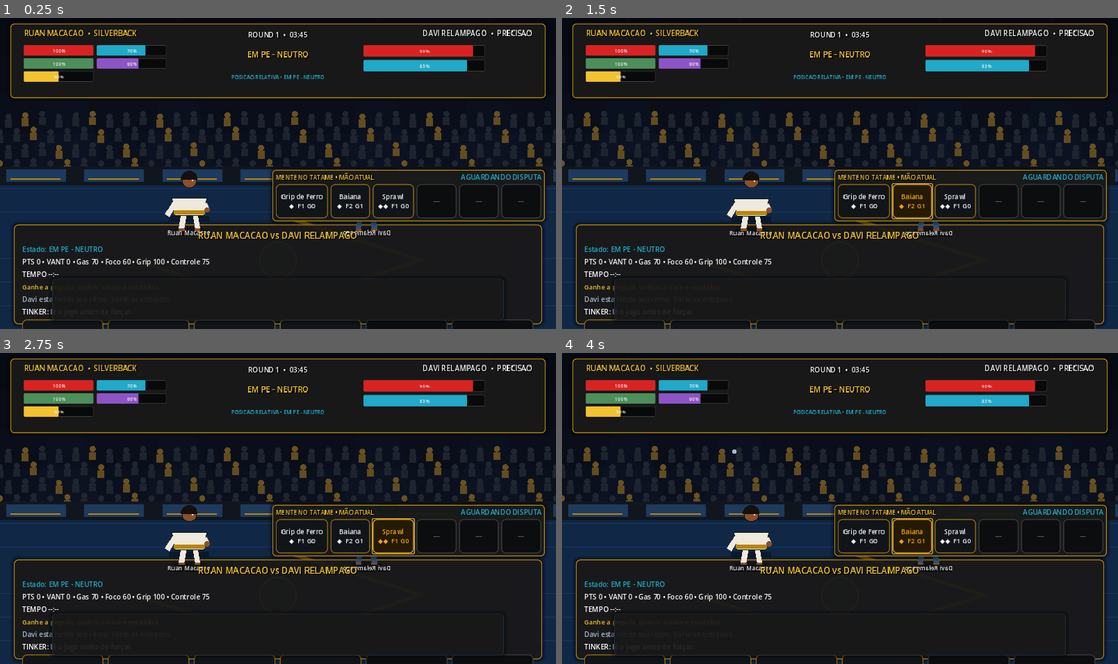
Above: before the commit, frames 1-4 (two rows, left to right).
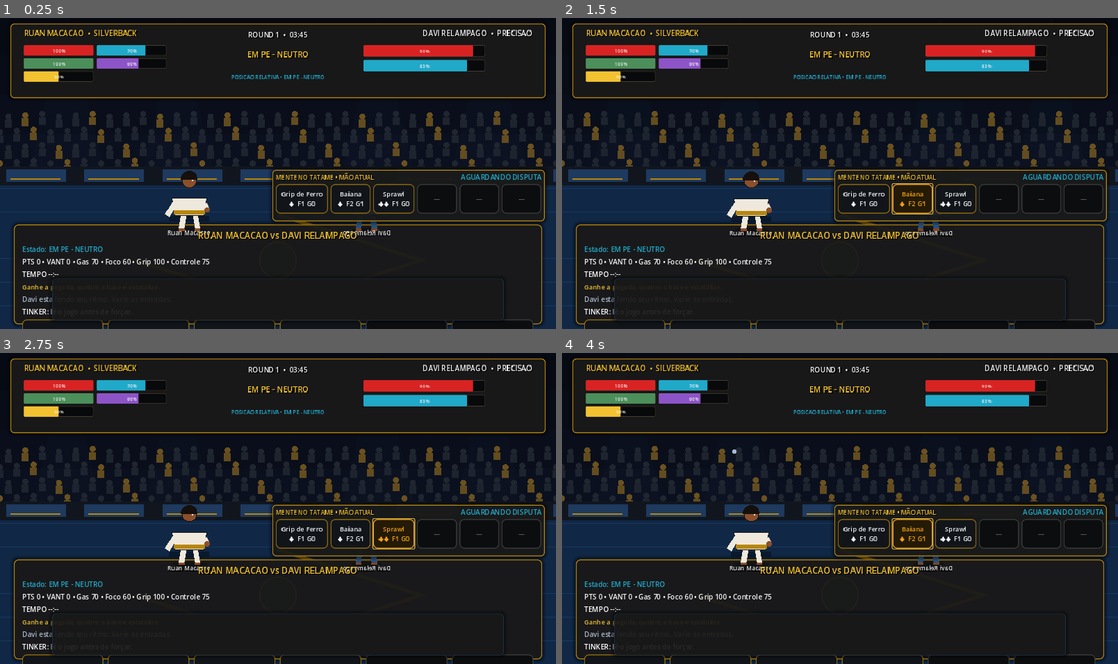
Above: after the commit, the same moments.

Repository: ringuemkt-rgb/cria-do-tatame
Game: Godot game, scene res://scenes/combat/CombatArenaBase.tscn
Two runs of this game, one before a commit and one after it. Both use one fixed random seed, a clock stepped at 60 frames per second and the inputs below. This scene is started directly instead of the project's main scene.
Inputs:
- Up to frame 1 (0.25 s): no input
- Up to frame 2 (1.5 s): click "Grip de Ferro ◆ F1 G0" at 0.5 s; click "Baiana ◆ F2 G1" at 1.25 s
- Up to frame 3 (2.75 s): click "Sprawl ◆◆ F1 G0" at 2 s
- Up to frame 4 (4 s): click "Grip de Ferro ◆ F1 G0" at 2.75 s; click "Baiana ◆ F2 G1" at 3.5 s

The runs differ from the first frame. In frame 1, 0.8% of the frame differs, in the area x 49-98%, y 53-65%; in frame 2, 0.9%; in frame 3, 0.9%; in frame 4, 0.9%.
Error before the commit: Trying to assign value of type 'HBoxContainer' to a variable of type 'GridContainer'. (res://scenes/ui/CombatDeckHUD.gd:21)

Commit message:
fix(hud): use six-or-three column card grid for touch

Diff:
--- a/scenes/ui/CombatDeckHUD.tscn
+++ b/scenes/ui/CombatDeckHUD.tscn
@@ -37,10 +37,12 @@
 text = "AGUARDANDO DISPUTA"
 horizontal_alignment = 2
 
-[node name="Cards" type="HBoxContainer" parent="Panel/Layout"]
+[node name="Cards" type="GridContainer" parent="Panel/Layout"]
 layout_mode = 2
 size_flags_vertical = 3
-theme_override_constants/separation = 6
+theme_override_constants/h_separation = 6
+theme_override_constants/v_separation = 6
+columns = 6
 
 [node name="Card1" type="Button" parent="Panel/Layout/Cards"]
 custom_minimum_size = Vector2(0, 68)
